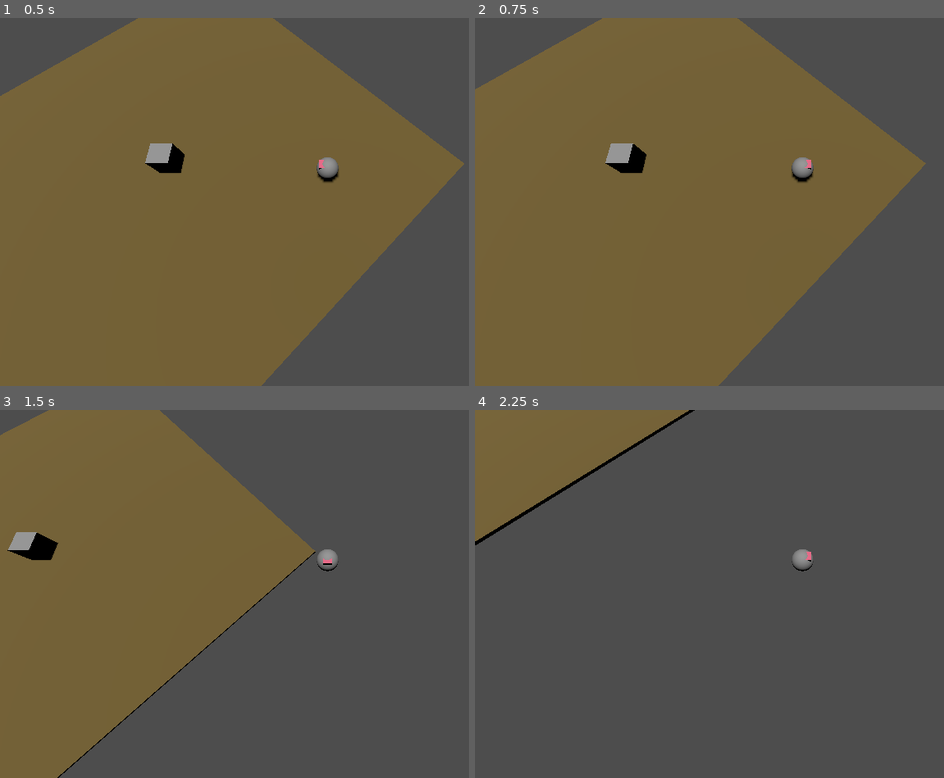
Above: before the commit, frames 1-4 (two rows, left to right).
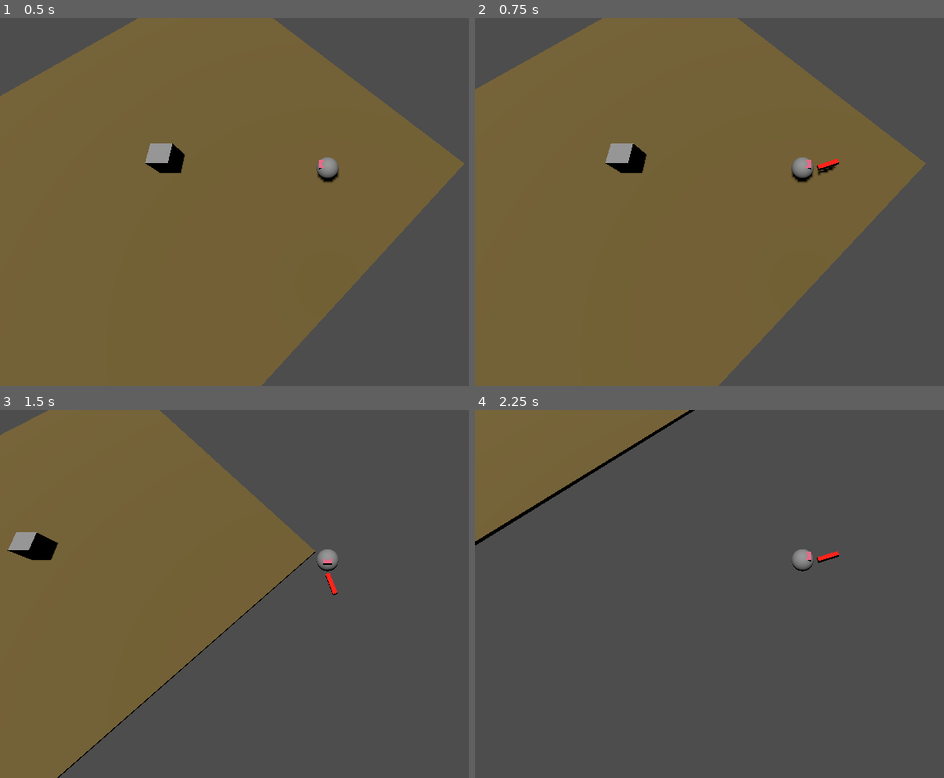
Above: after the commit, the same moments.

Repository: justinmichaud5/ffcc_proto
Game: Godot game, scene res://scenes/level.tscn
Same seed, same stepped clock (60 frames per second), same inputs: the game is played once before the commit and once after it.
Inputs (mouse positions are in pixels of both pictures, inside the frame that each line leads up to):
- Up to frame 1 (0.5 s): no input
- Up to frame 2 (0.75 s): move the mouse to (outside the picture) at 0.52 s; hold D (right) from 0.53 s (still down); click (outside the picture) at 0.6 s
- Up to frame 3 (1.5 s): tap Space (jump) at 0.77 s; move the mouse to (196, 612) at 1.27 s; release D (right) at 1.28 s; hold S (down) from 1.28 s (still down); click (196, 612) at 1.35 s
- Up to frame 4 (2.25 s): tap Space (jump) at 1.52 s; move the mouse to (868, 513) at 2.02 s; release S (down) at 2.03 s; hold D (right) from 2.03 s (still down); click (868, 513) at 2.1 s

Frame 1 is identical in both runs. In frame 2, 0.1% of the frame differs, in the area x 72-78%, y 38-43%; in frame 3, less than 0.1%; in frame 4, less than 0.1%.

Commit message:
ajout animation d'attack

Diff:
--- a/project.godot
+++ b/project.godot
@@ -42,3 +42,8 @@
 "events": [Object(InputEventKey,"resource_local_to_scene":false,"resource_name":"","device":-1,"window_id":0,"alt_pressed":false,"shift_pressed":false,"ctrl_pressed":false,"meta_pressed":false,"pressed":false,"keycode":0,"physical_keycode":32,"key_label":0,"unicode":32,"echo":false,"script":null)
 ]
 }
+attack={
+"deadzone": 0.5,
+"events": [Object(InputEventMouseButton,"resource_local_to_scene":false,"resource_name":"","device":-1,"window_id":0,"alt_pressed":false,"shift_pressed":false,"ctrl_pressed":false,"meta_pressed":false,"button_mask":0,"position":Vector2(0, 0),"global_position":Vector2(0, 0),"factor":1.0,"button_index":1,"canceled":false,"pressed":false,"double_click":false,"script":null)
+]
+}
--- a/scenes/player.tscn
+++ b/scenes/player.tscn
@@ -1,6 +1,7 @@
-[gd_scene load_steps=6 format=3 uid="uid://cy72hwdxfiqqx"]
+[gd_scene load_steps=7 format=3 uid="uid://cy72hwdxfiqqx"]
 
 [ext_resource type="Script" path="res://scripts/player_movement.gd" id="1_3fxux"]
+[ext_resource type="PackedScene" uid="uid://bv53lkje8ygif" path="res://scenes/sword.tscn" id="2_5r2y7"]
 
 [sub_resource type="SphereShape3D" id="SphereShape3D_qfiht"]
 
@@ -29,3 +30,9 @@
 mesh = SubResource("BoxMesh_qaoph")
 skeleton = NodePath("../..")
 surface_material_override/0 = SubResource("StandardMaterial3D_1m02k")
+
+[node name="Weapon" type="Node3D" parent="Visuals"]
+transform = Transform3D(-1, 0, -8.74228e-08, 0, 1, 0, 8.74228e-08, 0, -1, -0.7, 0, 0)
+
+[node name="Sword" parent="Visuals/Weapon" instance=ExtResource("2_5r2y7")]
+transform = Transform3D(0.0540789, 0, 0.998537, 0, 1, 0, -0.998537, 0, 0.0540789, 0, 0, 0)
--- /dev/null
+++ b/scenes/sword.tscn
@@ -0,0 +1,115 @@
+[gd_scene load_steps=7 format=3 uid="uid://bv53lkje8ygif"]
+
+[sub_resource type="BoxMesh" id="BoxMesh_e5yfm"]
+
+[sub_resource type="StandardMaterial3D" id="StandardMaterial3D_utuls"]
+albedo_color = Color(1, 0.0941176, 0.027451, 1)
+
+[sub_resource type="BoxShape3D" id="BoxShape3D_nkgo8"]
+size = Vector3(1, 0.2, 0.2)
+
+[sub_resource type="Animation" id="Animation_hfmee"]
+resource_name = "attack"
+length = 0.3
+tracks/0/type = "value"
+tracks/0/imported = false
+tracks/0/enabled = true
+tracks/0/path = NodePath("MeshInstance3D:visible")
+tracks/0/interp = 1
+tracks/0/loop_wrap = true
+tracks/0/keys = {
+"times": PackedFloat32Array(0, 0.3),
+"transitions": PackedFloat32Array(1, 1),
+"update": 1,
+"values": [true, false]
+}
+tracks/1/type = "value"
+tracks/1/imported = false
+tracks/1/enabled = true
+tracks/1/path = NodePath(".:rotation")
+tracks/1/interp = 1
+tracks/1/loop_wrap = true
+tracks/1/keys = {
+"times": PackedFloat32Array(0, 0.3),
+"transitions": PackedFloat32Array(1, 1),
+"update": 0,
+"values": [Vector3(0, 1.51669, 0), Vector3(0, -1.51669, 0)]
+}
+tracks/2/type = "value"
+tracks/2/imported = false
+tracks/2/enabled = true
+tracks/2/path = NodePath("CollisionShape3D:disabled")
+tracks/2/interp = 1
+tracks/2/loop_wrap = true
+tracks/2/keys = {
+"times": PackedFloat32Array(0, 0.3),
+"transitions": PackedFloat32Array(1, 1),
+"update": 1,
+"values": [false, true]
+}
+
+[sub_resource type="Animation" id="Animation_1fxd3"]
+length = 0.001
+tracks/0/type = "value"
+tracks/0/imported = false
+tracks/0/enabled = true
+tracks/0/path = NodePath("MeshInstance3D:visible")
+tracks/0/interp = 1
+tracks/0/loop_wrap = true
+tracks/0/keys = {
+"times": PackedFloat32Array(0),
+"transitions": PackedFloat32Array(1),
+"update": 1,
+"values": [false]
+}
+tracks/1/type = "value"
+tracks/1/imported = false
+tracks/1/enabled = true
+tracks/1/path = NodePath(".:rotation")
+tracks/1/interp = 1
+tracks/1/loop_wrap = true
+tracks/1/keys = {
+"times": PackedFloat32Array(0),
+"transitions": PackedFloat32Array(1),
+"update": 0,
+"values": [Vector3(0, 1.51669, 0)]
+}
+tracks/2/type = "value"
+tracks/2/imported = false
+tracks/2/enabled = true
+tracks/2/path = NodePath("CollisionShape3D:disabled")
+tracks/2/interp = 1
+tracks/2/loop_wrap = true
+tracks/2/keys = {
+"times": PackedFloat32Array(0),
+"transitions": PackedFloat32Array(1),
+"update": 1,
+"values": [true]
+}
+
+[sub_resource type="AnimationLibrary" id="AnimationLibrary_6a6gl"]
+_data = {
+"RESET": SubResource("Animation_1fxd3"),
+"attack": SubResource("Animation_hfmee")
+}
+
+[node name="Sword" type="StaticBody3D"]
+transform = Transform3D(0.0540788, 0, 0.998537, 0, 1, 0, -0.998537, 0, 0.0540788, 0, 0, 0)
+collision_layer = 2
+collision_mask = 2
+
+[node name="MeshInstance3D" type="MeshInstance3D" parent="."]
+transform = Transform3D(1, 0, 0, 0, 0.2, 0, 0, 0, 0.2, 0.5, 0, 0)
+visible = false
+mesh = SubResource("BoxMesh_e5yfm")
+surface_material_override/0 = SubResource("StandardMaterial3D_utuls")
+
+[node name="CollisionShape3D" type="CollisionShape3D" parent="."]
+transform = Transform3D(1, 0, 0, 0, 1, 0, 0, 0, 1, 0.5, 0.000488281, 0)
+shape = SubResource("BoxShape3D_nkgo8")
+disabled = true
+
+[node name="AnimationPlayer" type="AnimationPlayer" parent="."]
+libraries = {
+"": SubResource("AnimationLibrary_6a6gl")
+}
--- a/scripts/player_movement.gd
+++ b/scripts/player_movement.gd
@@ -1,6 +1,7 @@
 extends CharacterBody3D
 
 @onready var visuals = $Visuals
+@onready var weapon = $Visuals/Weapon
 
 const SPEED = 10.0
 const ACCELERATION = 0.5
@@ -17,6 +18,10 @@
 	if Input.is_action_just_pressed("jump") and is_on_floor():
 		velocity.y = JUMP_VELOCITY
 
+	if Input.is_action_just_pressed("attack"):
+		var weaponAnimationPlayer = weapon.get_node("Sword").get_node("AnimationPlayer")
+		weaponAnimationPlayer.play("attack")
+
 	var input_dir = Input.get_vector("left", "right", "up", "down")
 	var direction = (transform.basis * Vector3(input_dir.x, 0, input_dir.y)).normalized()
 	if direction:
